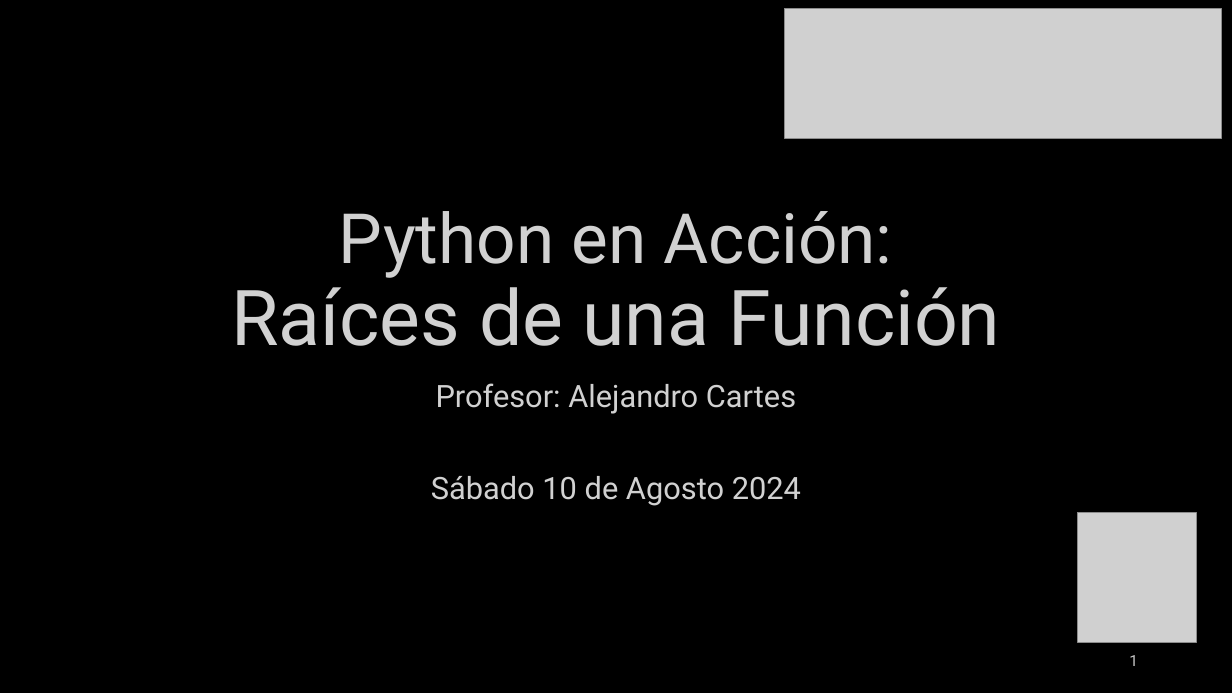
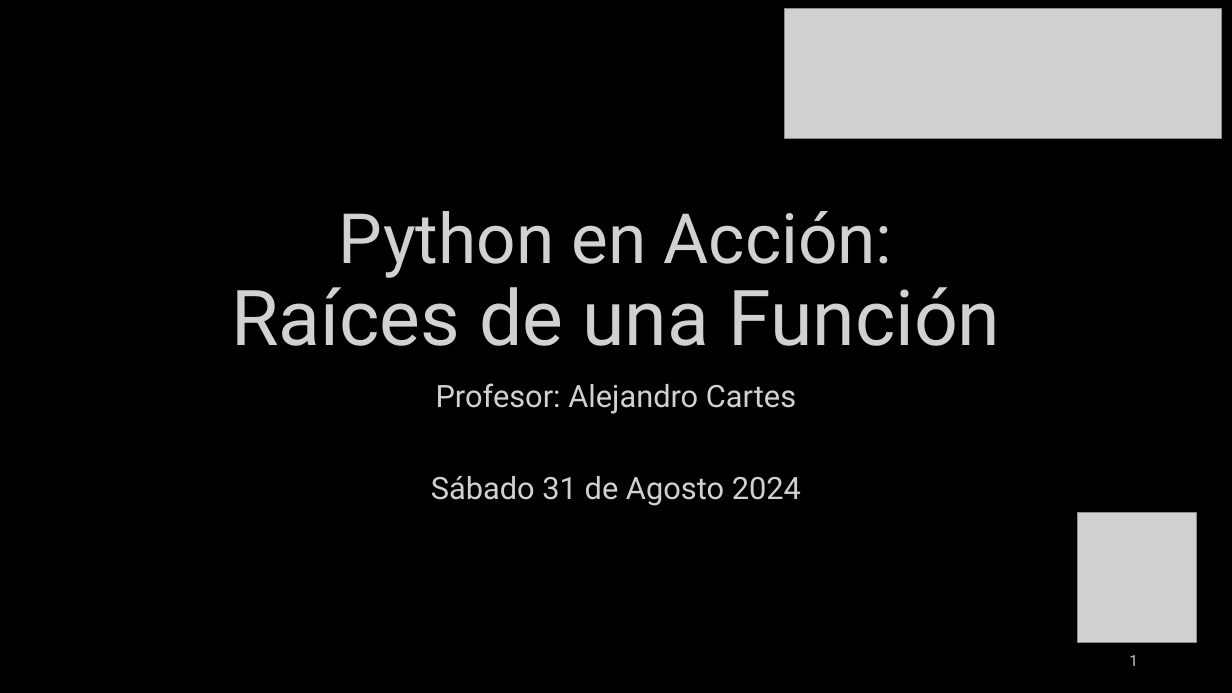
Before and after one commit to ale-cartes/Python-en-Accion---PentaUC, a slide deck: slide 1 of sesión 4/Sesión 4 - Raíces de una Función.pptx. Drawn at 1232x693 pixels with LibreOffice and Linux fonts; fonts in the diff are those of the drawing; grey boxes stand for pictures. Boxes give left, top, right and bottom in pixels: in the first picture for what was removed or moved away, otherwise in the second. Text is boxed around its words. In the diff, an @@ line names an element or a change of style, - is before the commit and + after.

```diff
--- a/sesión 4/Sesión 4 - Raíces de una Función.pptx
+++ b/sesión 4/Sesión 4 - Raíces de una Función.pptx
@@ subtitle at [431, 476, 801, 506]: text changed @@
-Sábado 10 de Agosto 2024
+Sábado 31 de Agosto 2024
```
Also in this commit, not shown: 1 other slide changed.
